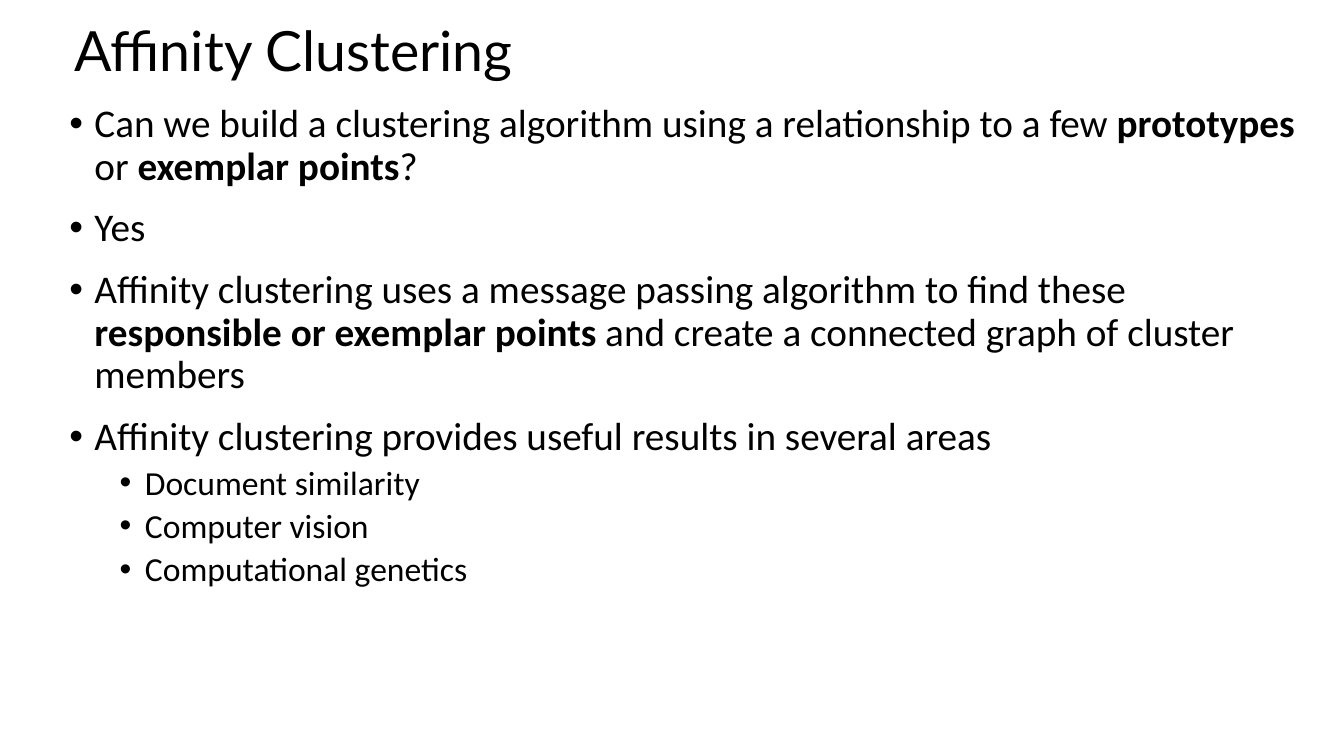
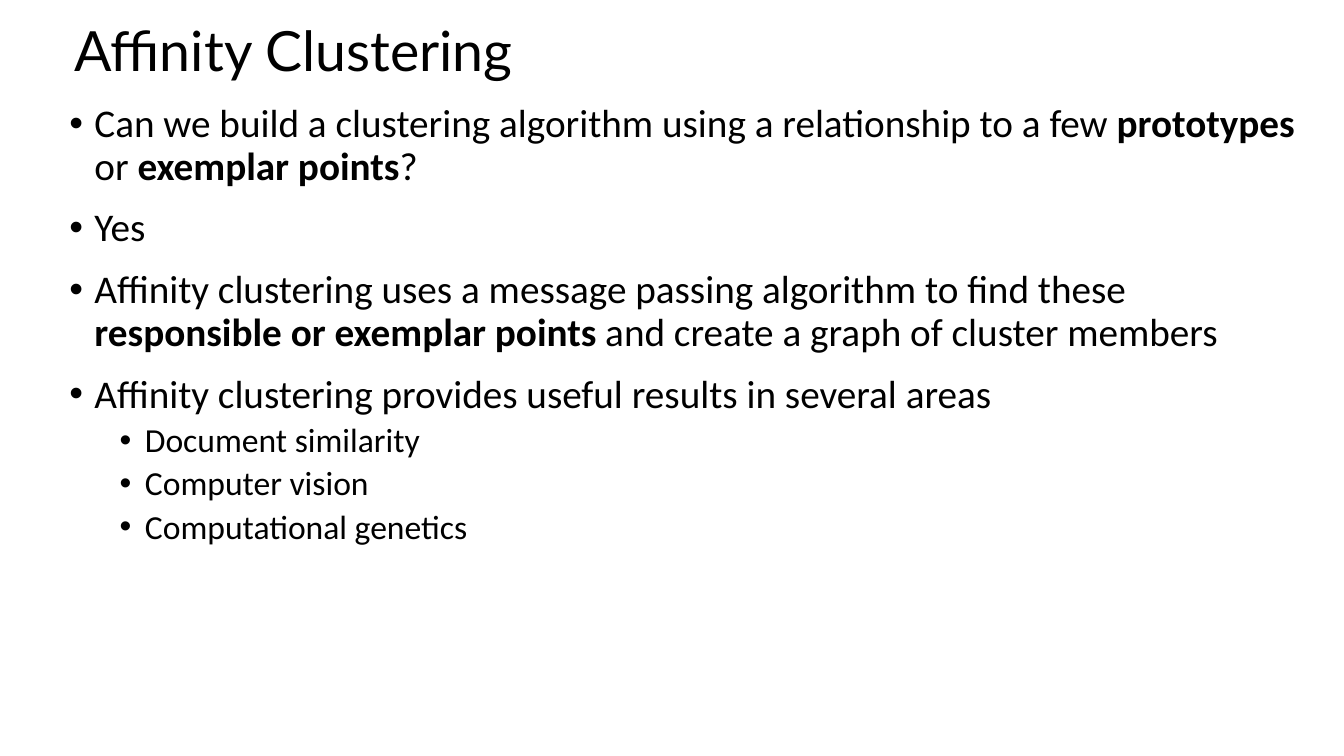
Before and after one commit to StephenElston/CSCI-E-108, a slide deck: slide 44 of slides/6_IntroductionToClustering.pptx. Drawn at 1344x756 pixels with LibreOffice and Linux fonts; fonts in the diff are those of the drawing. Boxes give left, top, right and bottom in pixels: in the first picture for what was removed or moved away, otherwise in the second. Text is boxed around its words. In the diff, an @@ line names an element or a change of style, - is before the commit and + after.

```diff
--- a/slides/6_IntroductionToClustering.pptx
+++ b/slides/6_IntroductionToClustering.pptx
@@ text at <box>94,275,1217,353</box>: text changed @@
-• Affinity clustering uses a message passing algorithm to find these responsible or exemplar points and create a connected graph of cluster members
+• Affinity clustering uses a message passing algorithm to find these responsible or exemplar points and create a graph of cluster members
```
Also in this commit, not shown: 3 other slides changed.
